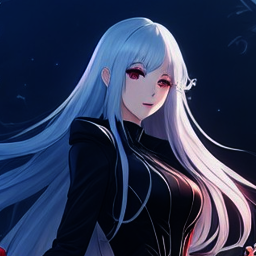
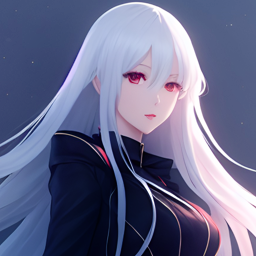
Before/after of a 256×256 layered artwork. What changed in the layer stack:
painted on "Paint Layer 1" over [0,0,256,256]
painted on "Background" over [0,0,256,256]
